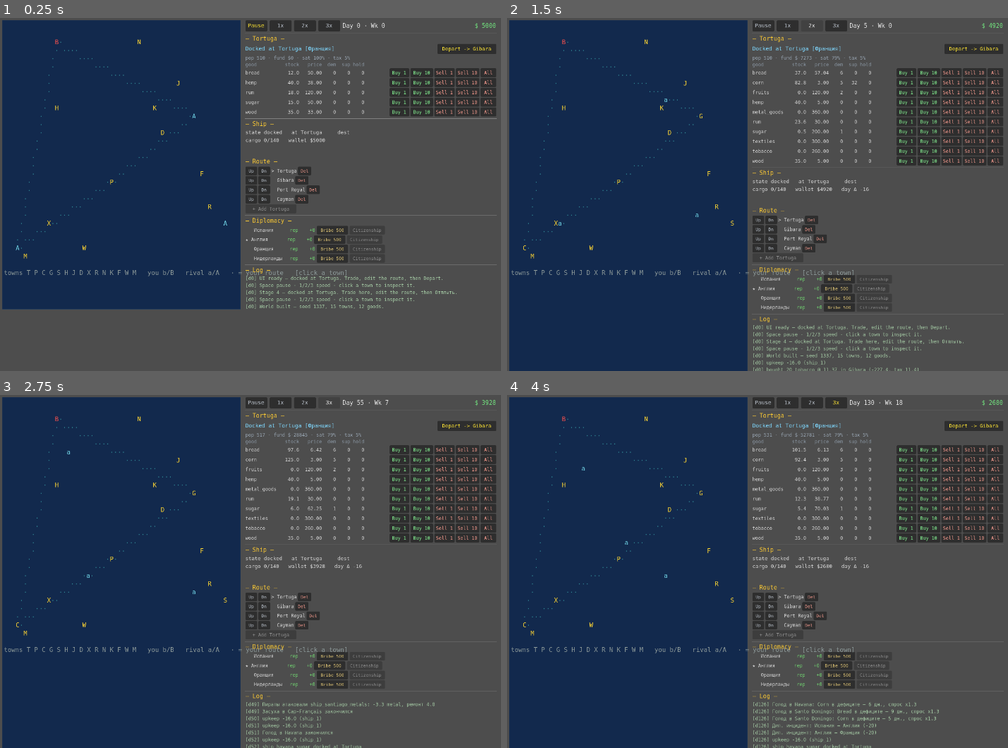
Above: before the commit, frames 1-4 (two rows, left to right).
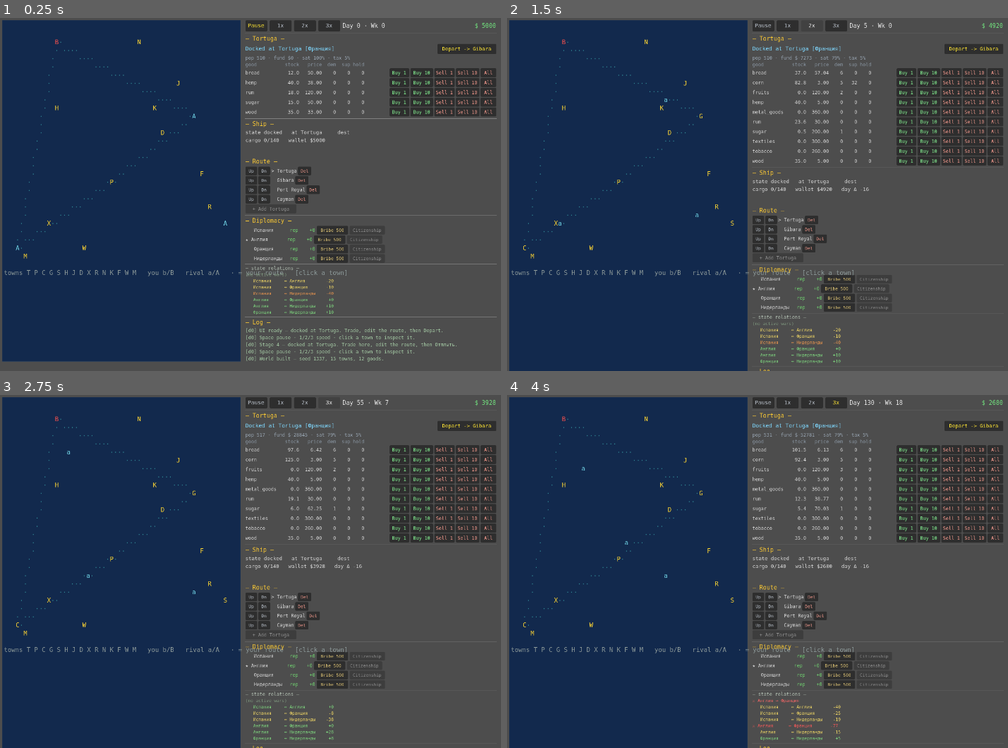
Above: after the commit, the same moments.

Repository: Xilleet/caribbean_trade
Game: Godot game, scene res://main.tscn
Same seed, same stepped clock (60 frames per second), same inputs: the game is played once before the commit and once after it.
Inputs:
- Up to frame 1 (0.25 s): no input
- Up to frame 2 (1.5 s): click "1x" at 0.5 s; click "2x" at 1.25 s
- Up to frame 3 (2.75 s): click "3x" at 2 s
- Up to frame 4 (4 s): click "Depart -> Gibara" at 2.75 s; click "Buy 1" at 3.5 s

The runs differ from the first frame. In frame 1, 9.0% of the frame differs, in the area x 0-100%, y 69-98%; in frame 2, 1.1%; in frame 3, 0.9%; in frame 4, 1.1%.

Commit message:
add relations matrix UI

Diff:
--- a/tests/test_wars.gd
+++ b/tests/test_wars.gd
@@ -14,6 +14,9 @@
 ##  - war blocks docking for ships flying the enemy flag
 ##  - war tariff: foreign trader in a wartime port pays 2x customs
 ##  - war tariff: own citizen (flag == port) is exempt even during war
+##  - relations matrix data contract: every pair has a relation in [-100,100];
+##    get_relation symmetric; state_at_war matches active_wars membership;
+##    at_war bilateral agrees with the active_wars list
 ##  - peace resets relations to -20
 
 func _ready() -> void:
@@ -26,6 +29,7 @@
 	ok = ok and test_war_blocks_enemy_flag()
 	ok = ok and test_war_tariff_doubles_for_foreign_trader()
 	ok = ok and test_war_tariff_exempts_own_citizen()
+	ok = ok and test_relations_matrix_contract()
 	ok = ok and test_peace_resets_relations()
 	ok = ok and test_pirate_attack_lowers_pirate_rep()
 	print("\n=== %s ===" % ("ALL STAGE-A3 TESTS PASSED" if ok else "SOME STAGE-A3 TESTS FAILED"))
@@ -251,6 +255,52 @@
 		[cost, expected_tax, actual_tax])
 	return passed
 
+# The Diplomacy UI panel renders a state↔state relations matrix +
+# active-wars summary. This locks the data contract that panel consumes: every
+# state pair has a relation in [-100,100], get_relation is symmetric, and the
+# war helpers are mutually consistent (state_at_war(id) true iff id appears in
+# some active war; at_war(a,b) true iff the pair is in active_wars).
+func test_relations_matrix_contract() -> bool:
+	WorldState.build_world()
+	var arr: Array = WorldState.states
+	# Fresh world: every pair has a bounded, symmetric relation; no wars.
+	var pairs_ok: bool = true
+	for i in arr.size():
+		for j in range(i + 1, arr.size()):
+			var a: String = arr[i].id
+			var b: String = arr[j].id
+			var r: float = WorldState.get_relation(a, b)
+			if r < -100.0 or r > 100.0:
+				pairs_ok = false
+			if WorldState.get_relation(a, b) != WorldState.get_relation(b, a):
+				pairs_ok = false
+			if WorldState.at_war(a, b):
+				pairs_ok = false   # no wars in a fresh world
+	var no_war: bool = true
+	for s in arr:
+		if WorldState.state_at_war(s.id):
+			no_war = false
+	# Inject one war france<->england: only those two states are at war.
+	var w := WarSystem.ActiveWar.new()
+	w.state_a = "france"
+	w.state_b = "england"
+	w.days_left = -1
+	WorldState.active_wars.append(w)
+	var only_two: bool = true
+	for s in arr:
+		var expect: bool = s.id == "france" or s.id == "england"
+		if WorldState.state_at_war(s.id) != expect:
+			only_two = false
+	# Bilateral at_war must agree with active_wars membership.
+	var bilat_ok: bool = WorldState.at_war("france", "england") \
+		and not WorldState.at_war("france", "spain") \
+		and not WorldState.at_war("england", "netherlands")
+	var passed: bool = pairs_ok and no_war and only_two and bilat_ok
+	_report("relations_matrix_contract", passed,
+		"pairs_ok=%s no_war_fresh=%s only_two_at_war=%s bilat_ok=%s" %
+		[pairs_ok, no_war, only_two, bilat_ok])
+	return passed
+
 func test_peace_resets_relations() -> bool:
 	WorldState.build_world()
 	# Inject an active war.
--- a/ui/game_ui.gd
+++ b/ui/game_ui.gd
@@ -207,6 +207,12 @@
 	_render_ship()
 	_render_town()
 	_rebuild_trade_panel()
+	# Refresh the diplomacy panel (state-pair relations + active
+	# wars + per-state rep) on the weekly boundary — wars/relations only change
+	# in WarSystem.roll_weekly, which fires when the week advances, so a weekly
+	# rebuild stays in sync without daily reflow of the button rows.
+	if _day % 7 == 0:
+		_rebuild_diplo_panel()
 
 func _on_town_updated(town_id: String) -> void:
 	if town_id == _selected_town:
@@ -434,6 +440,9 @@
 # (needs rep>50 + $5000, switches the ship's flag_state). All mutations are
 # delegated to the Main controller (bribe_state / apply_citizenship); the panel
 # only reads state to set its own disable flags and button labels.
+# Below the per-state rows, a read-only state↔state relations
+# matrix + active-wars summary (who is at war with whom) — refreshed weekly
+# by _on_day_advanced (cadence matches WarSystem.roll_weekly).
 func _rebuild_diplo_panel() -> void:
 	_clear(_diplo_panel)
 	var company: Company = WorldState.get_company("player")
@@ -460,6 +469,47 @@
 		var cit_btn := _mkbutton(row, "Citizenship", Callable(self, "_on_citizenship").bind(s.id),
 			90.0, 20.0, 11, Color(0.55, 0.75, 0.95))
 		cit_btn.disabled = rep <= 50.0 or company.money < 5000.0 or s.id == flag_now
+	# --- State↔state relations matrix + active wars ---
+	# Read-only view of who is at war with whom (the per-state rows above show
+	# the player's own standing). Wars block enemy-flag docking (ShipsTick) and
+	# double customs for foreign traders (TradeSystem war tariff), so seeing
+	# them here is what makes route planning + citizenship tactical.
+	_diplo_panel.add_child(_sep())
+	_mklabel(_diplo_panel, "— state relations —", 12, Color(0.7, 0.75, 0.7))
+	# Active wars summary line (or "(no active wars)" in peacetime).
+	var war_parts: PackedStringArray = PackedStringArray()
+	for w in WorldState.active_wars:
+		var sa: State = WorldState.get_state(w.state_a)
+		var sb: State = WorldState.get_state(w.state_b)
+		var na: String = sa.name if sa != null else w.state_a
+		var nb: String = sb.name if sb != null else w.state_b
+		war_parts.append("%s ↔ %s" % [na, nb])
+	var war_txt: String = ("⚔ " + ", ".join(war_parts)) if war_parts.size() > 0 else "(no active wars)"
+	var war_col: Color = Color(0.95, 0.4, 0.4) if war_parts.size() > 0 else Color(0.5, 0.6, 0.5)
+	_mklabel(_diplo_panel, war_txt, 11, war_col)
+	# One row per state pair (C(N,2), deterministic order): relation value
+	# colored by warmth — red+⚔ at war, orange <= -40, yellow < 0, green >= 0.
+	var sarr: Array = WorldState.states
+	for i in sarr.size():
+		for j in range(i + 1, sarr.size()):
+			var a: State = sarr[i]
+			var b: State = sarr[j]
+			var rel: float = WorldState.get_relation(a.id, b.id)
+			var aw: bool = WorldState.at_war(a.id, b.id)
+			var rrow := HBoxContainer.new()
+			rrow.add_theme_constant_override("separation", 4)
+			_diplo_panel.add_child(rrow)
+			var mark: String = "⚔" if aw else "  "
+			var rc: Color
+			if aw:
+				rc = Color(0.95, 0.35, 0.35)
+			elif rel <= -40.0:
+				rc = Color(0.95, 0.6, 0.3)
+			elif rel < 0.0:
+				rc = Color(0.95, 0.85, 0.4)
+			else:
+				rc = Color(0.5, 0.85, 0.5)
+			_mklabel(rrow, "%s %-11s ↔ %-11s %+5.0f" % [mark, a.name, b.name, rel], 11, rc)
 
 func _on_bribe(state_id: String) -> void:
 	_controller.call("bribe_state", state_id)
Not shown, changed: Concept.md
Not shown, changed: WORKLOG.md
